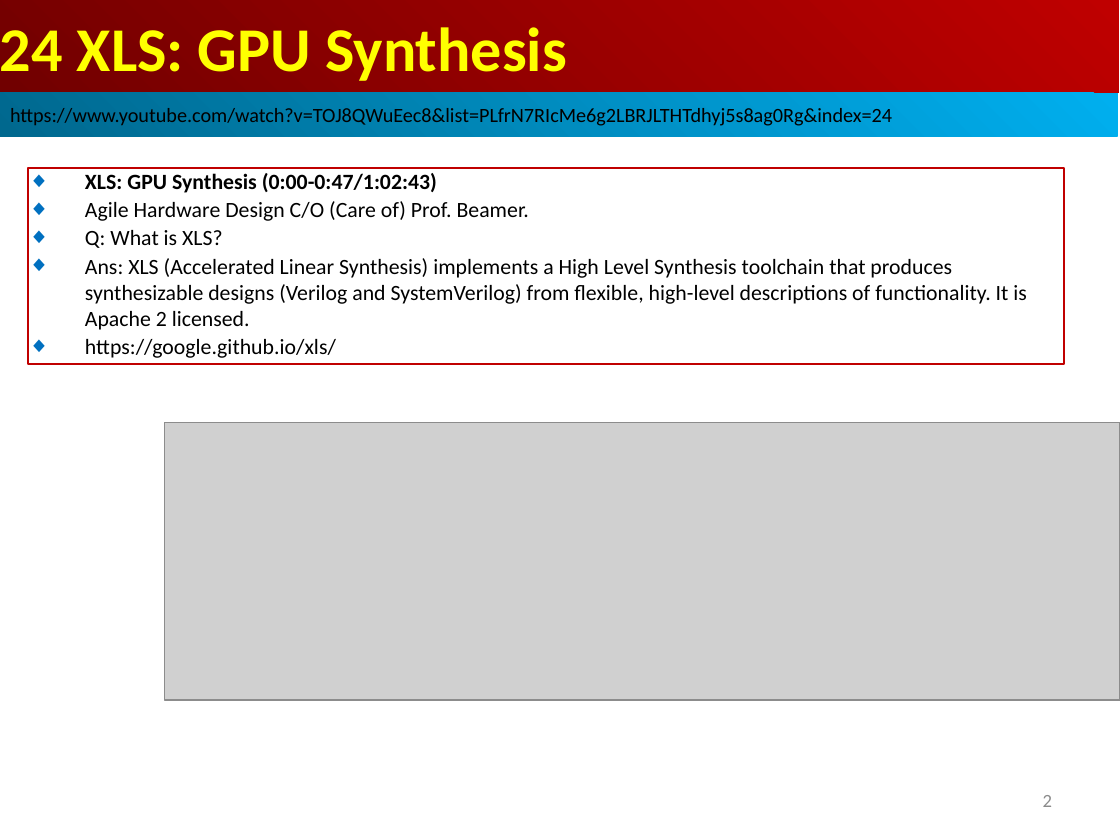
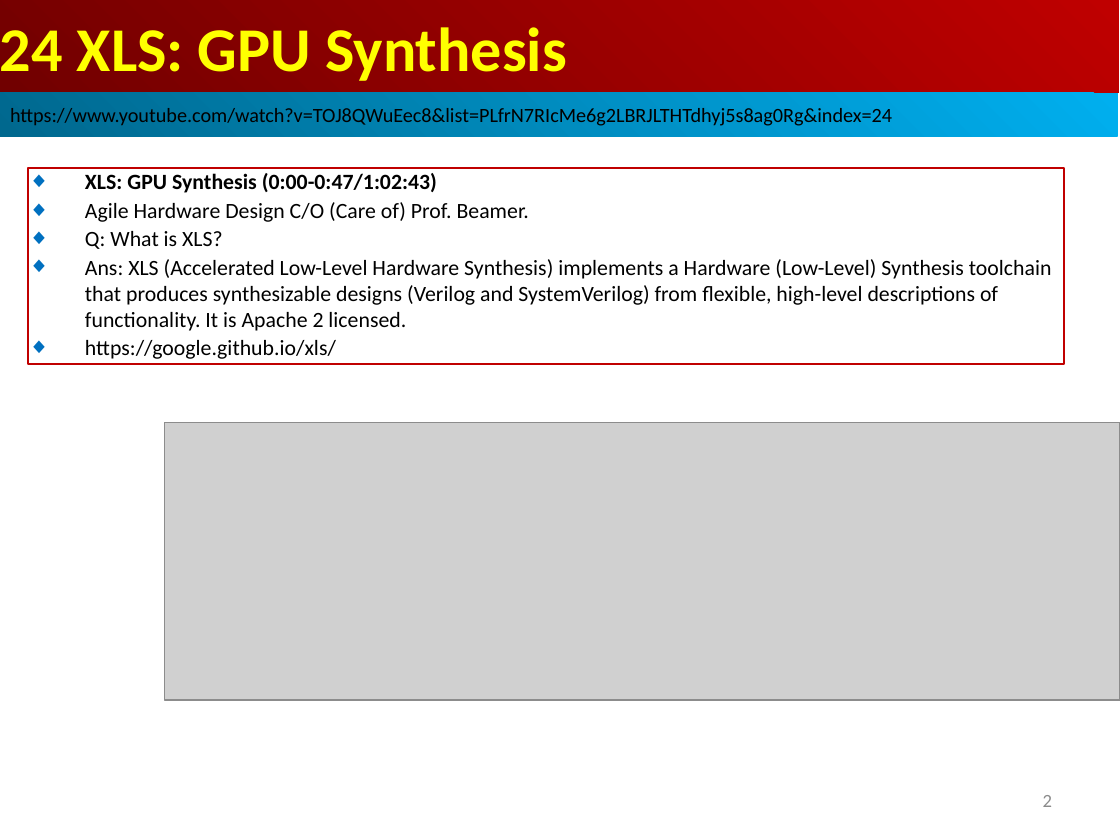
Before and after one commit to peterhchen/AIU_CS800_Chisel, a slide deck: slide 2 of 500_UCSC_HWD/024_XLS/000_Video/024.XLS.ppt. Drawn at 1120x840 pixels with LibreOffice and Linux fonts; fonts in the diff are those of the drawing; grey boxes stand for pictures. Boxes give left, top, right and bottom in pixels: in the first picture for what was removed or moved away, otherwise in the second. Text is boxed around its words. In the diff, an @@ line names an element or a change of style, - is before the commit and + after.

```diff
--- a/500_UCSC_HWD/024_XLS/000_Video/024.XLS.ppt
+++ b/500_UCSC_HWD/024_XLS/000_Video/024.XLS.ppt
@@ text in rectangle at bbox=[85, 259, 1052, 331]: text changed @@
-◆ Ans: XLS (Accelerated Linear Synthesis) implements a High Level Synthesis toolchain that produces synthesizable designs (Verilog and SystemVerilog) from flexible, high-level descriptions of functionality. It is Apache 2 licensed.
+◆ Ans: XLS (Accelerated Low-Level Hardware Synthesis) implements a Hardware (Low-Level) Synthesis toolchain that produces synthesizable designs (Verilog and SystemVerilog) from flexible, high-level descriptions of functionality. It is Apache 2 licensed.
```
